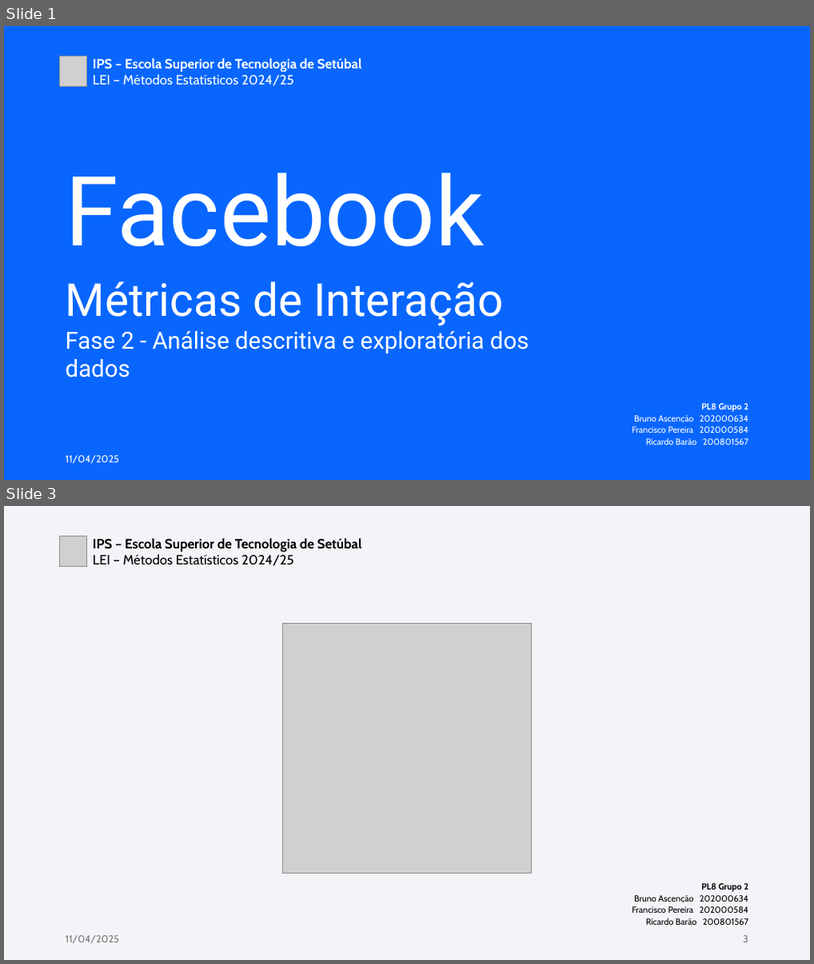
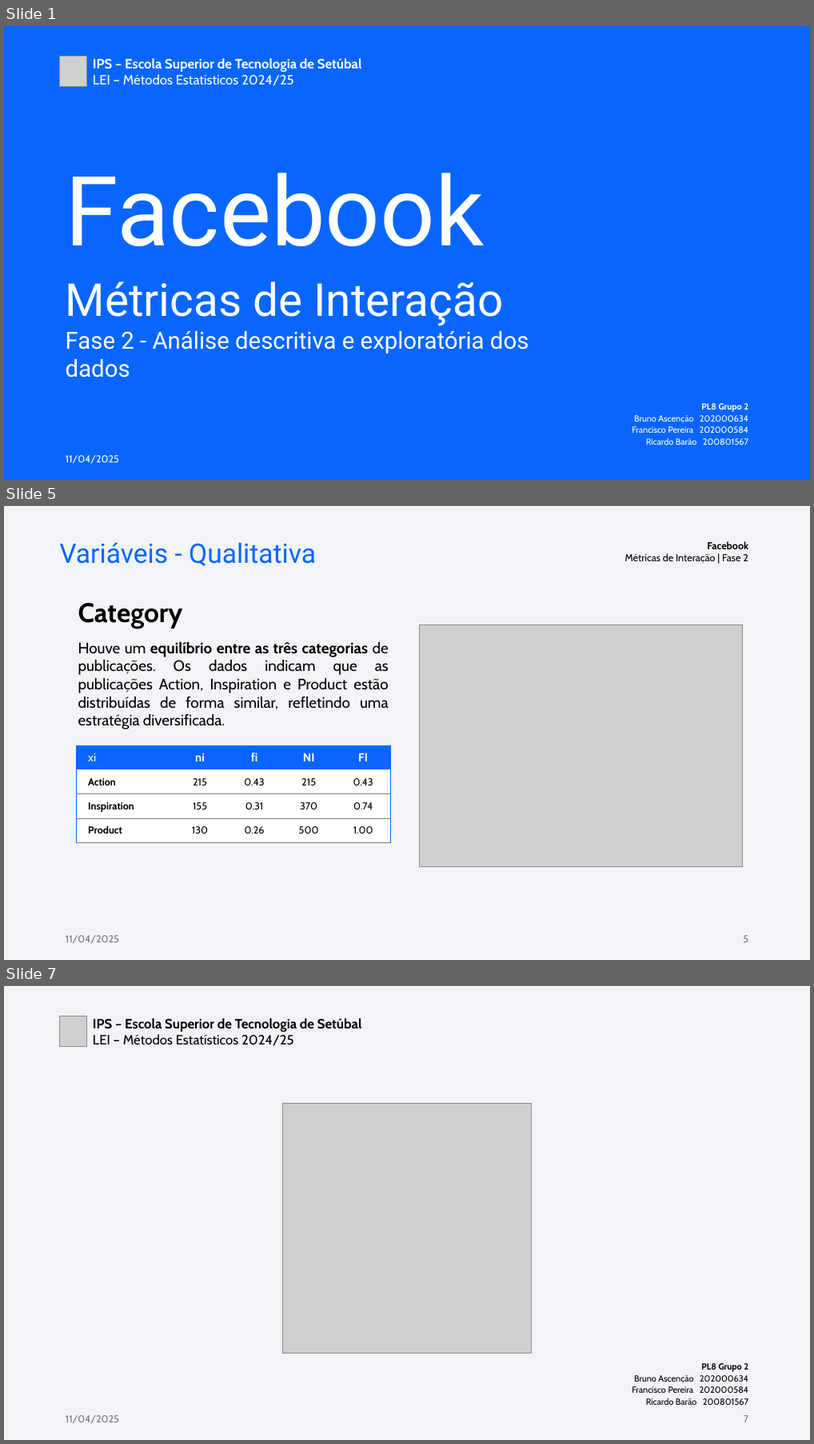
Before and after one commit to vM1sTiKe/LEI-ME-FB, a slide deck: Documents/ME-LEI 2024-2025 - FB Metrics - Phase 2.pptx. Shown one above the other, each under a label of ours: slides 1 and 3 before the commit, slides 1, 5 and 7 after it; the slides between them are not shown. The pictures are 814x964 and 814x1444 pixels, drawn with LibreOffice and Linux fonts; fonts in the diff are those of the drawing; grey boxes stand for pictures. Boxes give left, top, right and bottom in pixels: in the first picture for what was removed or moved away, otherwise in the second. Text is boxed around its words. In the diff, an @@ line names an element or a change of style, - is before the commit and + after.

```diff
--- a/Documents/ME-LEI 2024-2025 - FB Metrics - Phase 2.pptx
+++ b/Documents/ME-LEI 2024-2025 - FB Metrics - Phase 2.pptx
@@ slide 5 added at bbox=[4, 506, 810, 960], background #F2F4F7 @@
@@ text added at bbox=[59, 542, 316, 566], 32 pt, text #0866FF @@
+Variáveis - Qualitativa
@@ text added at bbox=[626, 541, 749, 564], 12 pt, text #000000 @@
+Facebook
+Métricas de Interação | Fase 2
@@ text added at bbox=[78, 603, 389, 729], 18 pt, text #000000 @@
+Category
+Houve um equilíbrio entre as três categorias de publicações. Os dados indicam que as publicações Action, Inspiration e Product estão distribuídas de forma similar, refletindo uma estratégia diversificada.
@@ picture added at bbox=[420, 624, 742, 867] @@
@@ table added at bbox=[76, 745, 390, 842], 4 rows, 5 columns @@
+xi | ni | fi | NI | FI
+Action | 215 | 0.43 | 215 | 0.43
+Inspiration | 155 | 0.31 | 370 | 0.74
+Product | 130 | 0.26 | 500 | 1.00
@@ text added at bbox=[66, 935, 119, 943], 12 pt, text #797979 @@
+11/04/2025
@@ page number added at bbox=[743, 935, 749, 942], 12 pt, text #797979 @@
+5
@@ what was slide 3 is now slide 7 @@
@@ page number at bbox=[744, 1415, 749, 1422]: text changed @@
-3
+7
```
Also in this commit, not shown: 1 slide changed, 3 other slides added, 4 other files.
